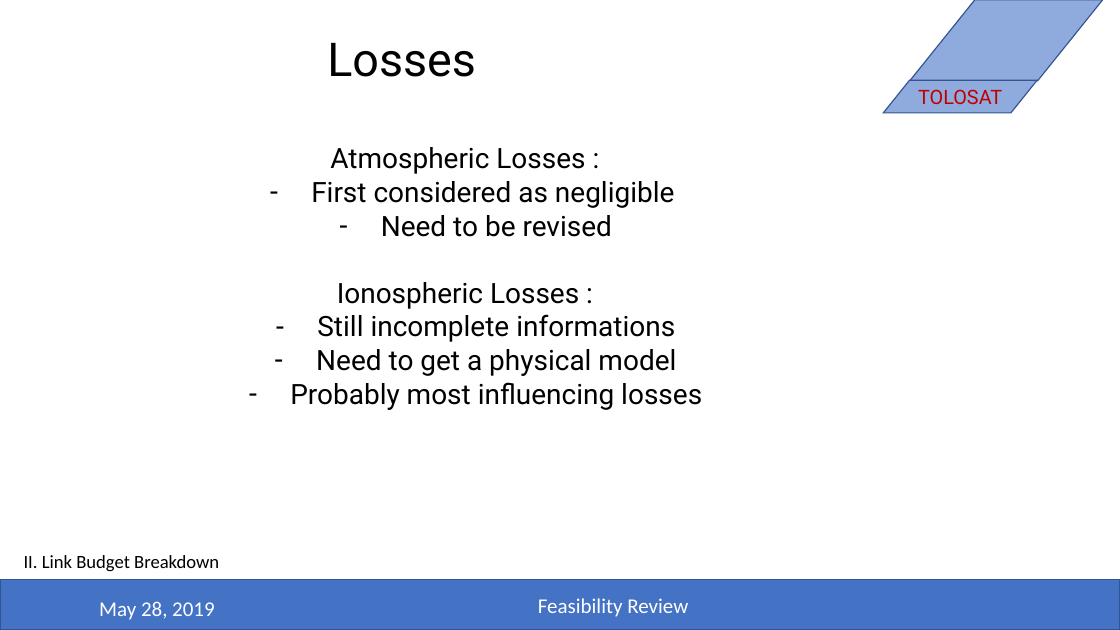
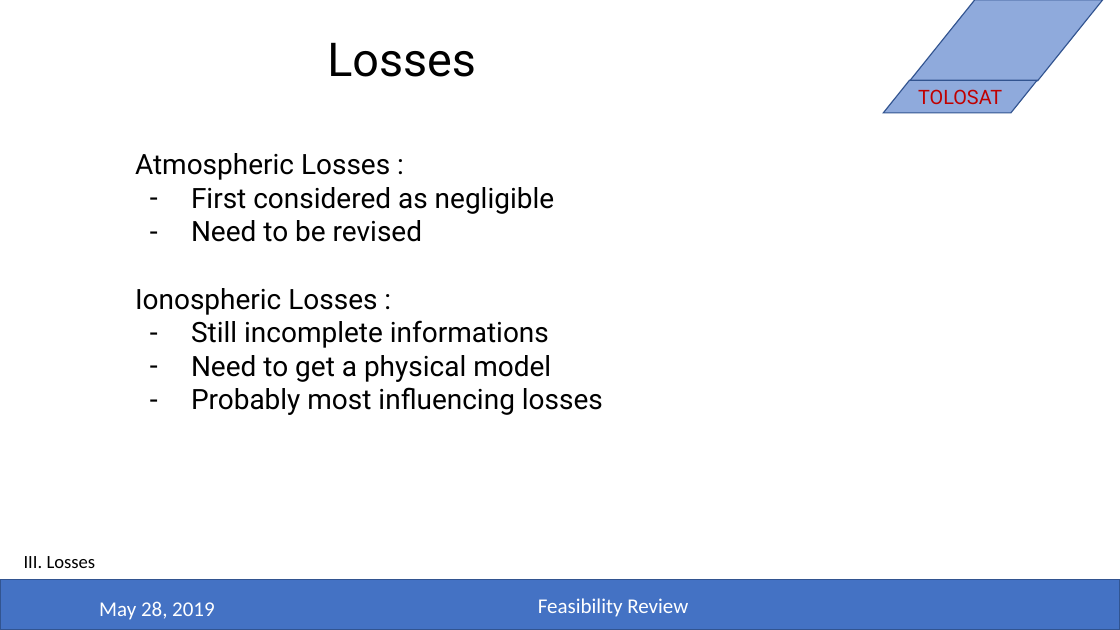
Before and after one commit to belmant/tolosat_systems_engineering, a slide deck: slide 5 of Files/Comms.pptx (slide 6 before the commit). Drawn at 1120x630 pixels with LibreOffice and Linux fonts; fonts in the diff are those of the drawing; background and template pictures are left out. Boxes give left, top, right and bottom in pixels: in the first picture for what was removed or moved away, otherwise in the second. Text is boxed around its words. In the diff, an @@ line names an element or a change of style, - is before the commit and + after.

```diff
--- a/Files/Comms.pptx
+++ b/Files/Comms.pptx
@@ subtitle "Atmospheric Losses :": place and size @@
-subtitle "Atmospheric Losses :" at bbox=[290, 147, 702, 410]
+subtitle "Atmospheric Losses :" at bbox=[135, 153, 603, 415]
@@ subtitle "Atmospheric Losses :" at bbox=[135, 153, 603, 415]: alignment centre to left @@
@@ text at bbox=[24, 556, 96, 568]: text changed @@
-II. Link Budget Breakdown
+III. Losses
```
Also in this commit, not shown: 6 other slides changed, 1 slide added, 1 slide removed, 2 other files.
